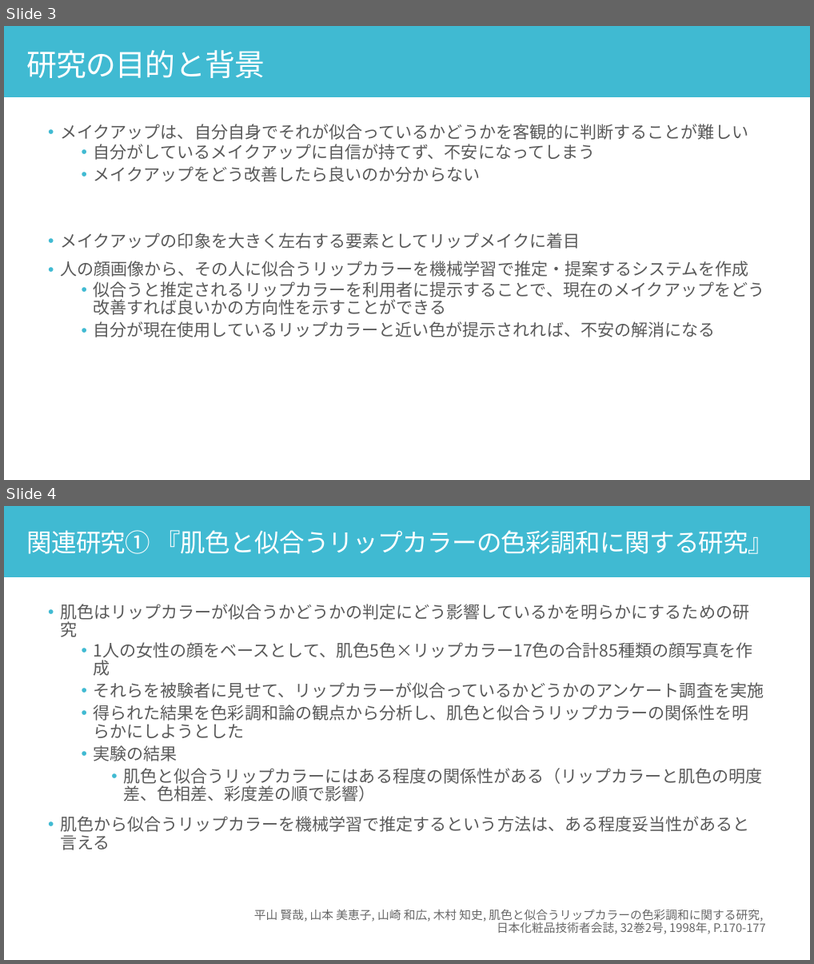
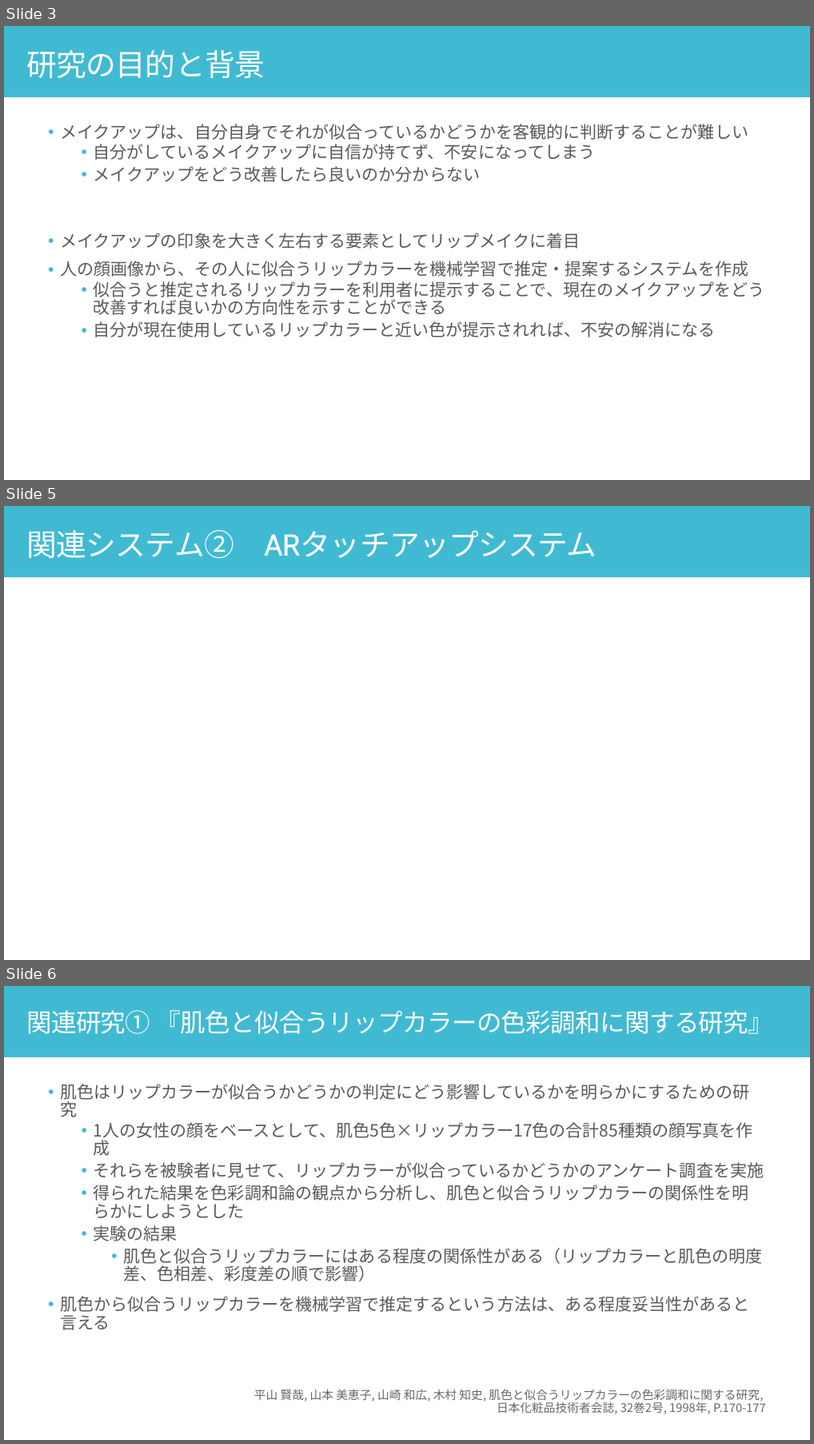
Before and after one commit to yuu5322/sci23, a slide deck: 口頭試問.pptx. Shown one above the other, each under a label of ours: slides 3 and 4 before the commit, slides 3, 5 and 6 after it; the slides between them are not shown. The pictures are 814x964 and 814x1444 pixels, drawn with LibreOffice and Linux fonts; fonts in the diff are those of the drawing. Boxes give left, top, right and bottom in pixels: in the first picture for what was removed or moved away, otherwise in the second. Text is boxed around its words. In the diff, an @@ line names an element or a change of style, - is before the commit and + after.

```diff
--- a/口頭試問.pptx
+++ b/口頭試問.pptx
@@ slide 5 added at (4,506,810,960), background #FFFFFF @@
@@ rectangle added at (4,506,810,577), fill #40BAD2 @@
@@ text added at (26,530,598,558), 36 pt, text #FFFFFF @@
+関連システム② ARタッチアップシステム
@@ what was slide 4 is now slide 6 @@
```
Also in this commit, not shown: 5 slides changed, 5 other slides added, 1 slide removed.
